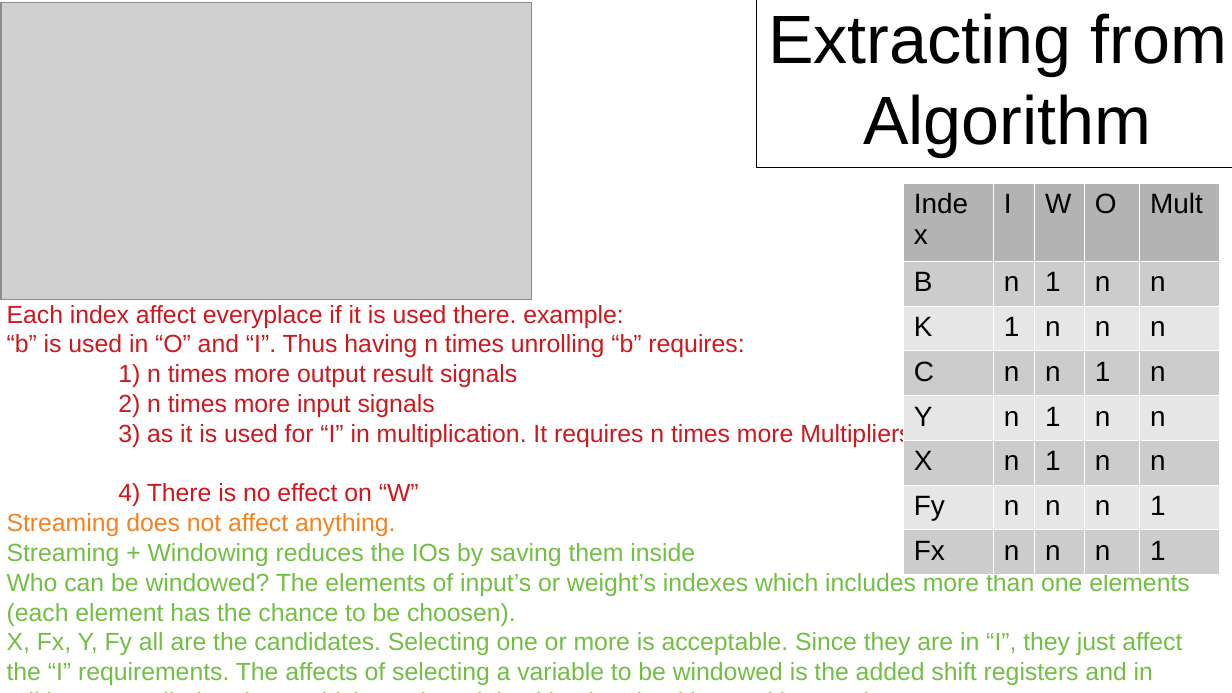
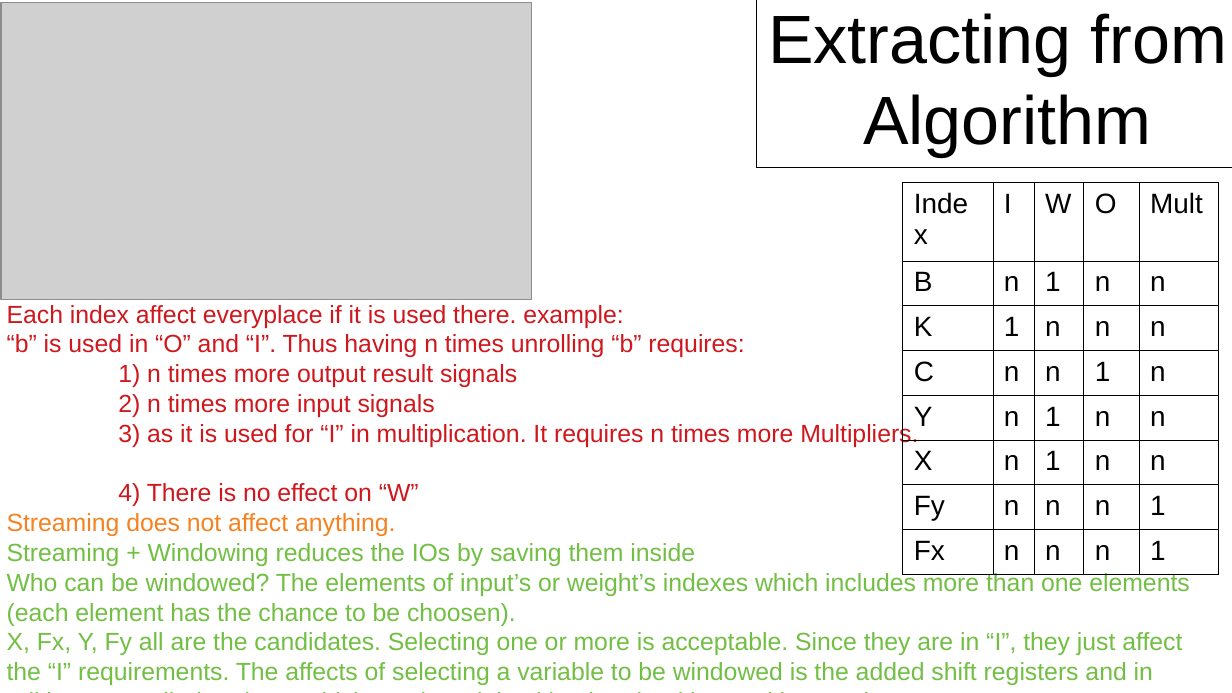
Before and after one commit to raminrasoulinezhad/MLBlocks, a slide deck: slide 21 of presentations/Idea.odp. Drawn at 1232x693 pixels with LibreOffice and Linux fonts; fonts in the diff are those of the drawing; grey boxes stand for pictures. Boxes give left, top, right and bottom in pixels: in the first picture for what was removed or moved away, otherwise in the second. Text is boxed around its words. In the diff, an @@ line names an element or a change of style, - is before the commit and + after.

```diff
--- a/presentations/Idea.odp
+++ b/presentations/Idea.odp
@@ table at (x1=903, y1=182, x2=1220, y2=564) @@
@@ fill #B3B3B3 to none in row 1 @@
@@ fill #CCCCCC to none in 20 cells @@
@@ fill #E6E6E6 to none in 15 cells @@
@@ borders changed @@
```
Also in this commit, not shown: 5 other slides changed, 19 slides added, 17 other files.
